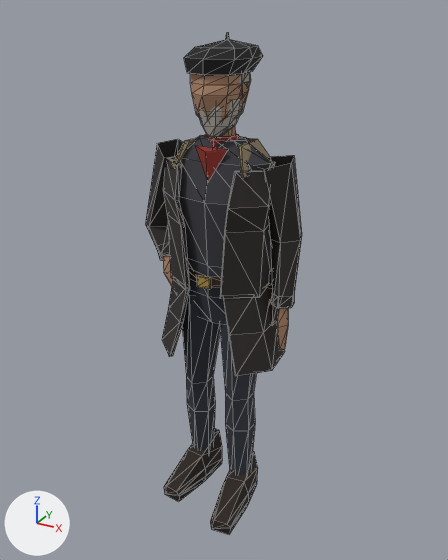
The glTF model models/characters/ander.glb as it was, and as the next commit left it.
The view is the same before and after, from a 50 mm camera at (1.059, -1.909, 1.918) aimed at (0.013, -0.006, 0.967). Arrows for +X, +Y and +Z are at lower left; the lights stay in place. The first picture is the older version. Mesh edges are drawn as thin lines. Vertices at exactly the same position are counted once.

In view in the first picture: 'ander'.
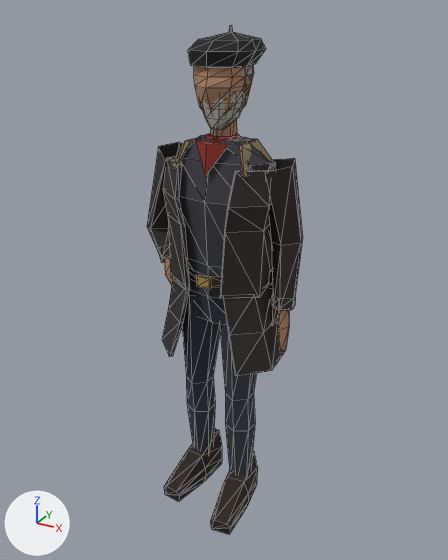
What differs and where, as boxes (x1, y1, x2, y2) in the pictures (448 x 560 px; the box of a moved part takes in the faces that stretch with it):
'ander', reshaped
    before: (146, 33, 302, 534)
    after: (147, 25, 302, 534)
part 1 of me_ander_root, moved or reshaped (mostly hidden)
    before: (221, 126, 236, 137)
    after: (211, 119, 237, 137)
part 2 of me_ander_root, moved or reshaped
    before: (190, 74, 249, 120)
    after: (194, 66, 252, 112)
part 3 of me_ander_root, moved or reshaped
    before: (243, 82, 249, 98)
    after: (246, 75, 252, 90)
part 4 of me_ander_root, moved or reshaped (mostly hidden)
    before: (239, 72, 251, 88)
    after: (242, 65, 254, 80)
part 5 of me_ander_root, moved or reshaped
    before: (198, 98, 242, 137)
    after: (201, 91, 245, 130)
part 6 of me_ander_root, moved or reshaped
    before: (257, 155, 302, 308)
    after: (263, 158, 302, 310)
part 7 of me_ander_root, moved or reshaped
    before: (146, 139, 184, 260)
    after: (147, 142, 183, 263)
part 8 of me_ander_root, moved or reshaped
    before: (184, 39, 263, 76)
    after: (188, 32, 266, 68)
part 9 of me_ander_root, moved or reshaped
    before: (195, 146, 228, 180)
    after: (196, 140, 229, 176)
part 10 of me_ander_root, edited (looks the same)
    both: (179, 135, 270, 267)
part 11 of me_ander_root, recoloured
    both: (206, 134, 240, 143)
part 12 of me_ander_root, recoloured
    before: (269, 270, 272, 285)
    after: (269, 270, 273, 285)

Edits to the bpy script that builds the scene:
```text
Add mat_palette:
    mat_palette = bpy.data.materials.new('palette')
    # uses the picture img_ander_palette
    # uses the picture img_ander_palette_mr
Change me_ander_root:
    remove me_ander_root.from_pydata(...)  # 583 vertices, 1030 faces; spans x -0.39..0.3, y -0.28..0.17, z 0.0..1.84
    remove me_ander_root.materials.append(mat_skin)  # brown #b0886c
    remove me_ander_root.materials.append(mat_hair)  # grey #aaa59c
    remove me_ander_root.materials.append(mat_beard)  # grey #b4afa6
    remove me_ander_root.materials.append(mat_sleeve)  # black #2e2a28
    remove me_ander_root.materials.append(mat_sleeve_cuff)  # black #262220
    remove me_ander_root.materials.append(mat_coat)  # black #2e2a28
    remove me_ander_root.materials.append(mat_collar)  # brown #9a8a6c
    remove me_ander_root.materials.append(mat_pants)  # dark grey #2e333c
    remove me_ander_root.materials.append(mat_boot)  # black #2a201a
    remove me_ander_root.materials.append(mat_sole)  # black #141010
    remove me_ander_root.materials.append(mat_beret)  # black #1c1c1e
    remove me_ander_root.materials.append(mat_belt)  # brown #3a2618
    remove me_ander_root.materials.append(mat_buckle)  # yellow #b09450
    remove me_ander_root.materials.append(mat_holster)  # brown #3a2618
    add me_ander_root.from_pydata(...)  # 583 vertices, 1030 faces; spans x -0.39..0.3, y -0.28..0.17, z 0.0..1.86
    me_ander_root part 1: the loose piece of 12 vertices spanning x -0.04..0.04, y -0.05..0.06, z 1.46..1.59 is turned -7.9 degrees about the x axis through its middle and scaled by 1.11, then moved by (0.0, 0.01, 0.01)
    me_ander_root part 2: the loose piece of 41 vertices spanning x -0.08..0.08, y -0.13..0.09, z 1.55..1.79 is moved by (0.0, 0.02, 0.02)
    me_ander_root part 3: the loose piece of 4 vertices spanning x 0.08..0.1, y 0.0..0.03, z 1.64..1.7 is moved by (0.0, 0.02, 0.02)
    me_ander_root part 4: the loose piece of 33 vertices spanning x -0.09..0.09, y -0.1..0.1, z 1.62..1.81 is moved by (0.0, 0.02, 0.02)
    me_ander_root part 5: the loose piece of 48 vertices spanning x -0.08..0.08, y -0.1..0.0, z 1.52..1.64 is moved by (0.0, 0.02, 0.02)
    me_ander_root part 6: the loose piece of 15 vertices spanning x 0.12..0.3, y -0.07..0.1, z 0.91..1.45 is moved by (0.0, 0.01, -0.01)
    me_ander_root part 7: the loose piece of 15 vertices spanning x -0.39..-0.13, y -0.07..0.13, z 0.98..1.46 is moved by (0.0, 0.01, -0.01)
    me_ander_root part 8: the loose piece of 25 vertices spanning x -0.1..0.12, y -0.13..0.13, z 1.72..1.82 is moved by (0.0, 0.02, 0.02)
    me_ander_root part 9
    add for i in [537, 538, 540]: me_ander_root.vertices[i].co += Vector((0.0, 0.01, 0.02))
    me_ander_root.vertices[539].co: (0.0, -0.1, 1.37) -> (0.0, -0.12, 1.39)  # pixel (207, 182) -> pixel (205, 176)
    me_ander_root part 10: all 54 faces that had it switch from mat_shirt (dark grey #3a3a40) to mat_palette
    me_ander_root part 11: all 52 faces that had it switch from mat_kerchief (red #8e2f26) to mat_palette
    me_ander_root part 12: all 12 faces that had it switch from mat_gun (black #2a2c2e) to mat_palette
    me_ander_root part 13: texture (UV) coordinates changed
    other edits to the shape of me_ander_root do not show in these pictures
```
